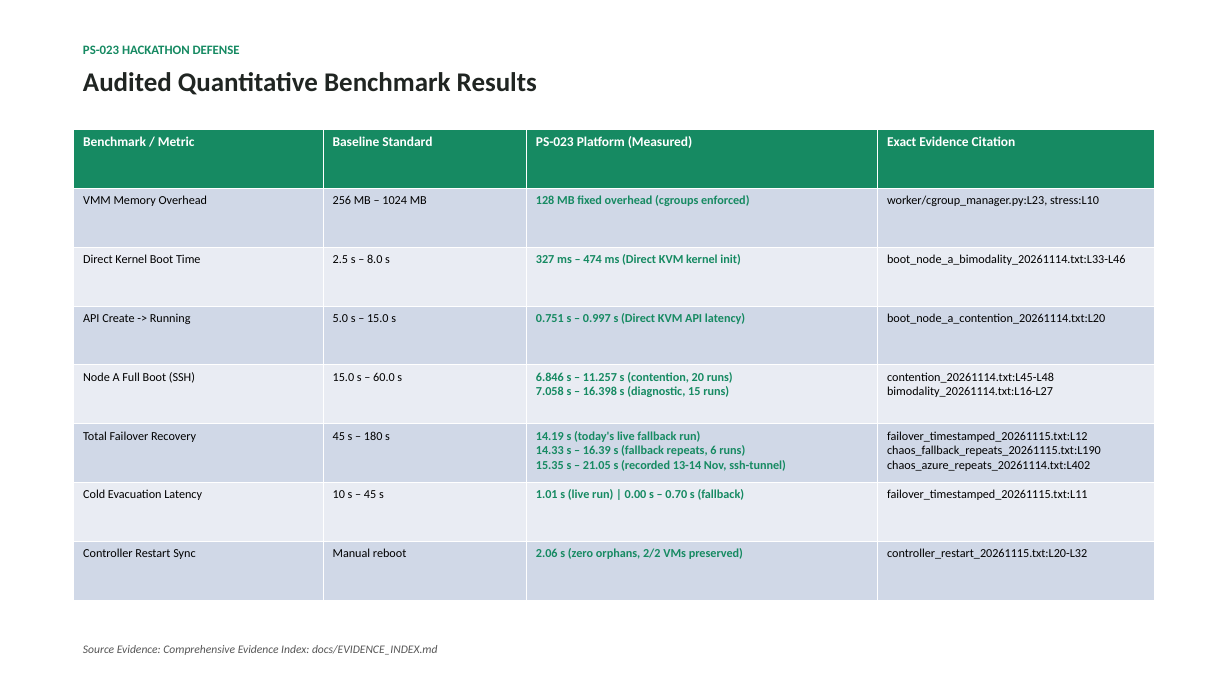
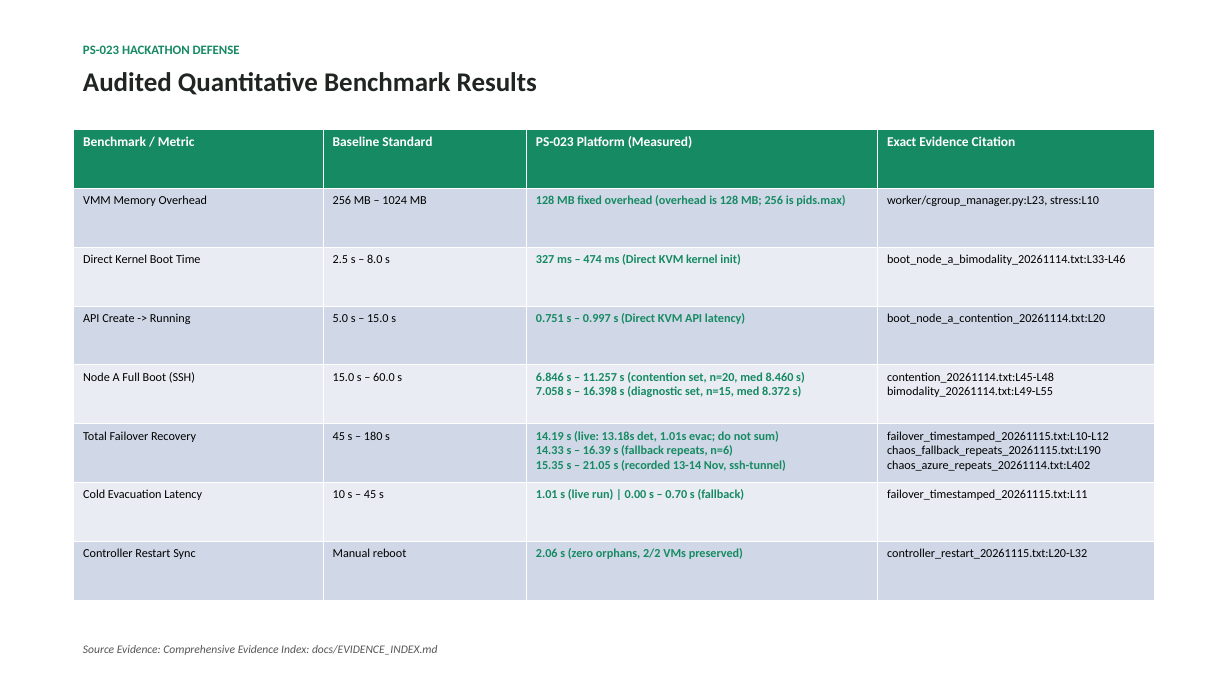
Before and after one commit to aiori-hackathon/A3-PS023-TC246, a slide deck: slide 7 of docs/deck/ps023_draft.pptx. Drawn at 1232x693 pixels with LibreOffice and Linux fonts; fonts in the diff are those of the drawing. Boxes give left, top, right and bottom in pixels: in the first picture for what was removed or moved away, otherwise in the second. Text is boxed around its words. In the diff, an @@ line names an element or a change of style, - is before the commit and + after.

```diff
--- a/docs/deck/ps023_draft.pptx
+++ b/docs/deck/ps023_draft.pptx
@@ table at box(74, 129, 1155, 601) @@
-row 2, column 3: 128 MB fixed overhead (cgroups enforced)
+row 2, column 3: 128 MB fixed overhead (overhead is 128 MB; 256 is pids.max)
-row 5, column 3: 6.846 s – 11.257 s (contention, 20 runs) / 7.058 s – 16.398 s (diagnostic, 15 runs)
+row 5, column 3: 6.846 s – 11.257 s (contention set, n=20, med 8.460 s) / 7.058 s – 16.398 s (diagnostic set, n=15, med 8.372 s)
-row 5, column 4: contention_20261114.txt:L45-L48 / bimodality_20261114.txt:L16-L27
+row 5, column 4: contention_20261114.txt:L45-L48 / bimodality_20261114.txt:L49-L55
-row 6, column 3: 14.19 s (today's live fallback run) / 14.33 s – 16.39 s (fallback repeats, 6 runs) / 15.35 s – 21.05 s (recorded 13-14 Nov, ssh-tunnel)
+row 6, column 3: 14.19 s (live: 13.18s det, 1.01s evac; do not sum) / 14.33 s – 16.39 s (fallback repeats, n=6) / 15.35 s – 21.05 s (recorded 13-14 Nov, ssh-tunnel)
-row 6, column 4: failover_timestamped_20261115.txt:L12 / chaos_fallback_repeats_20261115.txt:L190 / chaos_azure_repeats_20261114.txt:L402
+row 6, column 4: failover_timestamped_20261115.txt:L10-L12 / chaos_fallback_repeats_20261115.txt:L190 / chaos_azure_repeats_20261114.txt:L402
```
Also in this commit, not shown: 6 other slides changed, 15 other files.
